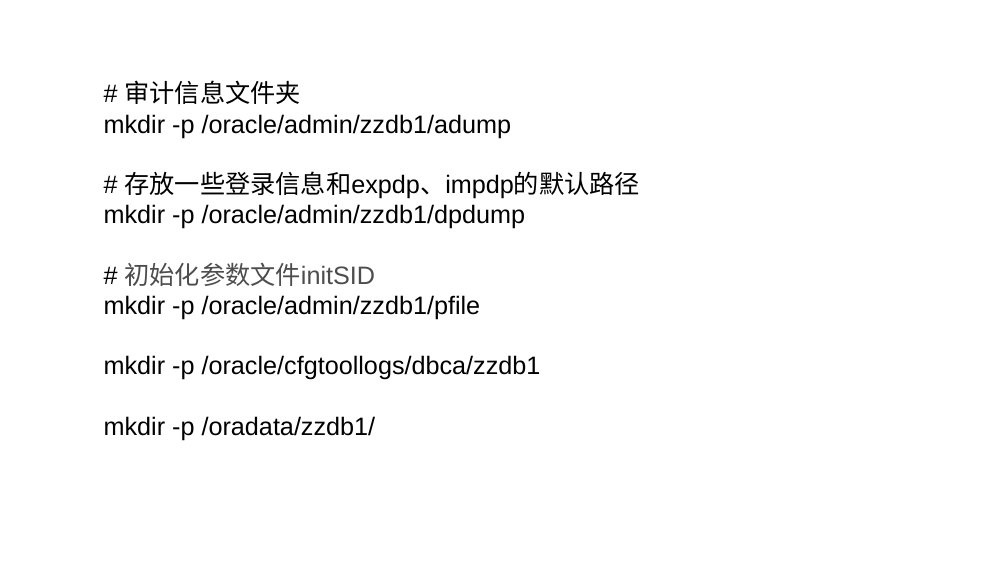
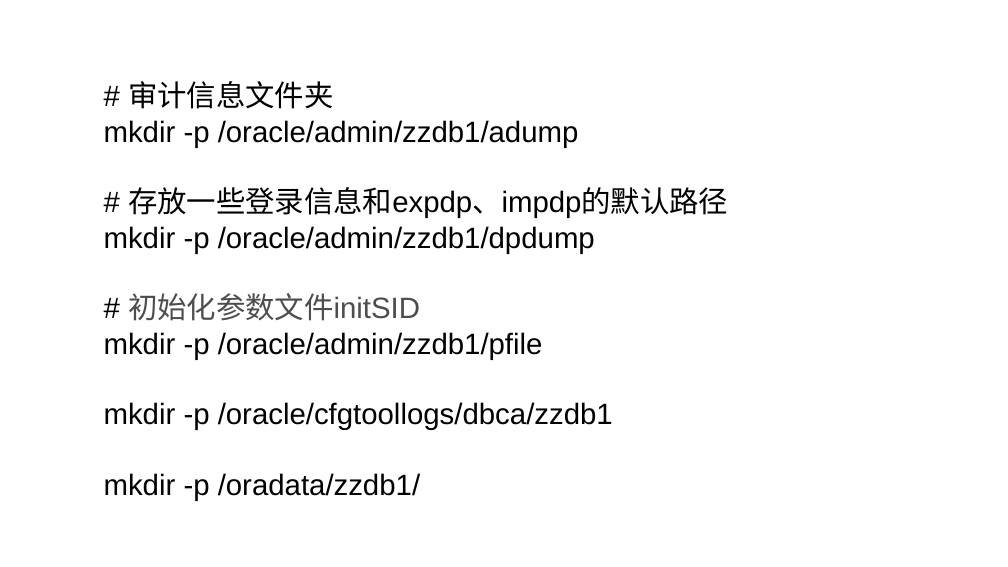
Before and after one commit to YangMengC/-Oracle-, a slide deck: slide 14 of 附加/安装数据库.pptx. Drawn at 1008x567 pixels with LibreOffice and Linux fonts; fonts in the diff are those of the drawing. Boxes give left, top, right and bottom in pixels: in the first picture for what was removed or moved away, otherwise in the second. Text is boxed around its words. In the diff, an @@ line names an element or a change of style, - is before the commit and + after.

```diff
--- a/附加/安装数据库.pptx
+++ b/附加/安装数据库.pptx
@@ text "# 审计信息文件夹" at box(104, 81, 728, 501): size 24 to 28 pt @@
```
Also in this commit, not shown: 5 other slides changed, 38 other files.
